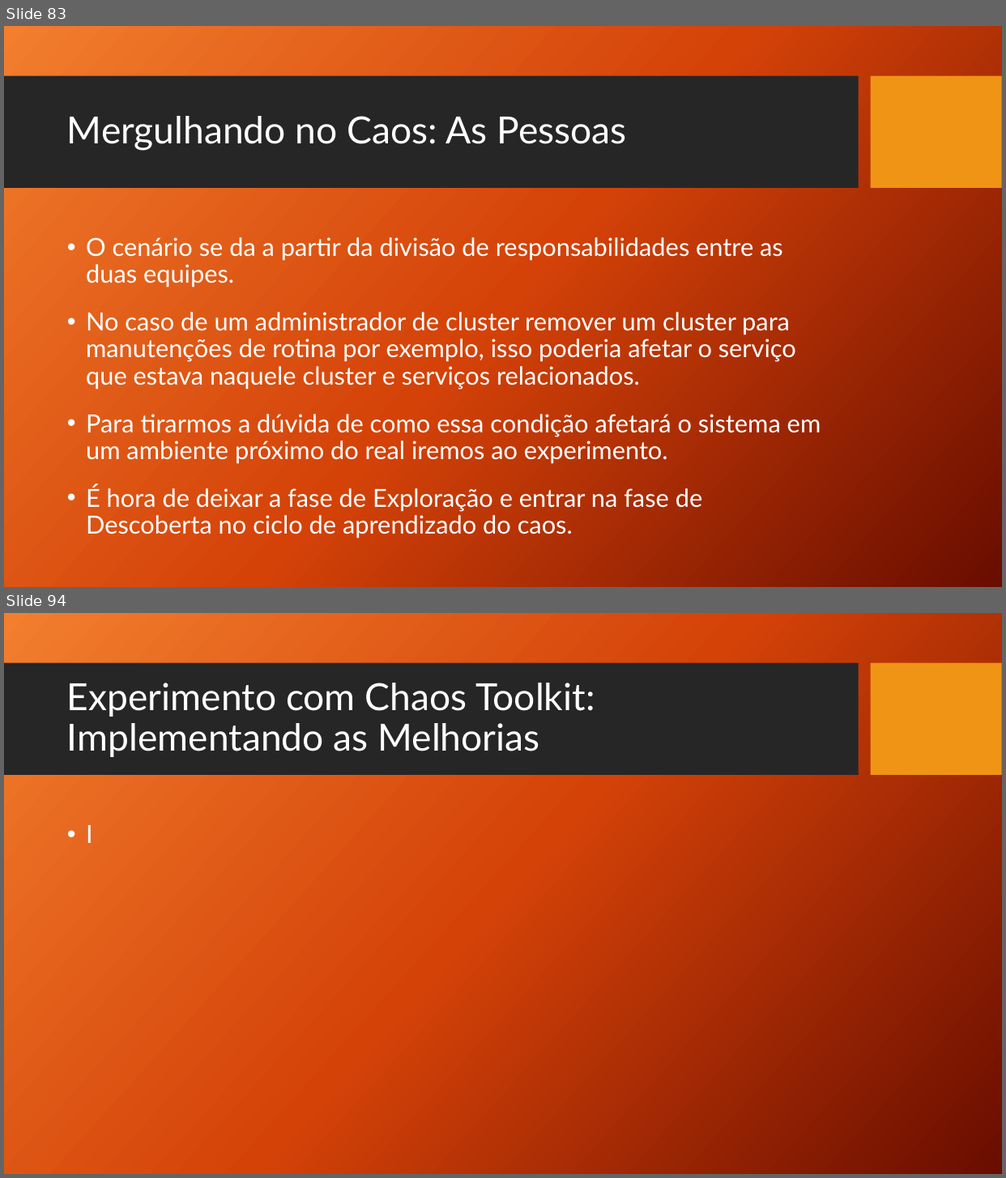
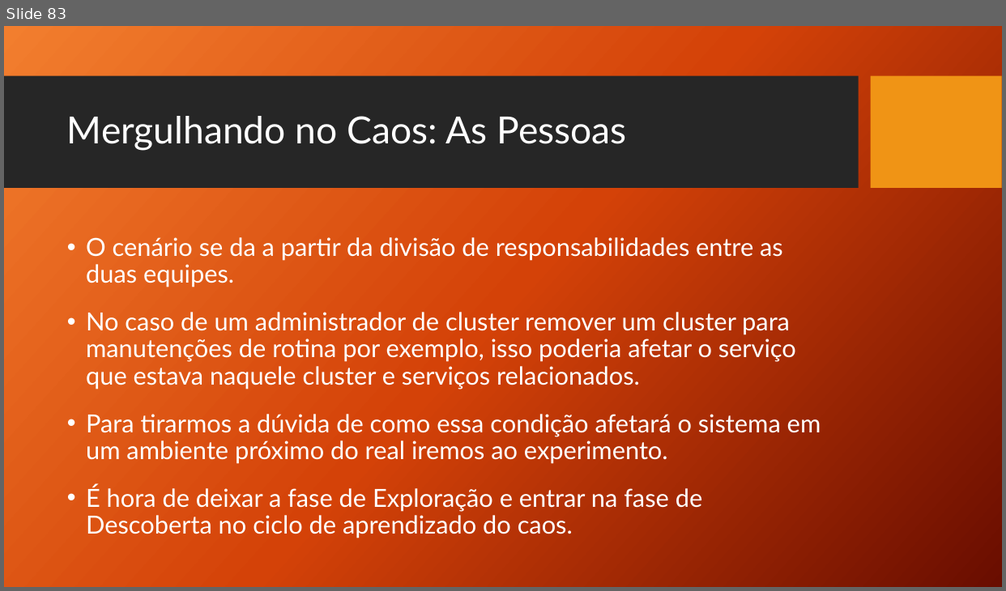
Before and after one commit to TCC-Chaos-Engineering/docs-chaos-engineering, a slide deck: docs/Chaos Engineering - Das Hipoteses aos Testes.pptx. Shown one above the other, each under a label of ours: slides 83 and 94 before the commit, slide 83 after it; the slides between them are not shown. The pictures are 1006x1178 and 1006x591 pixels, drawn with LibreOffice and Linux fonts; fonts in the diff are those of the drawing; background and template pictures are left out. Boxes give left, top, right and bottom in pixels: in the first picture for what was removed or moved away, otherwise in the second. Text is boxed around its words. In the diff, an @@ line names an element or a change of style, - is before the commit and + after.

Commit message:
Experimentos com Kurbenetes e Rollbacks

```diff
--- a/docs/Chaos Engineering - Das Hipoteses aos Testes.pptx
+++ b/docs/Chaos Engineering - Das Hipoteses aos Testes.pptx
@@ slide 94 removed at (x1=4, y1=613, x2=1002, y2=1174), background picture (left out); not listed: 2 template elements that a slide beside it also shows @@
@@ title removed at (x1=67, y1=683, x2=595, y2=757) @@
-Experimento com Chaos Toolkit:
-Implementando as Melhorias
@@ text removed at (x1=86, y1=825, x2=93, y2=843) @@
-• I
```
Also in this commit, not shown: 15 slides changed, 3 slides added, 2 other slides removed.
